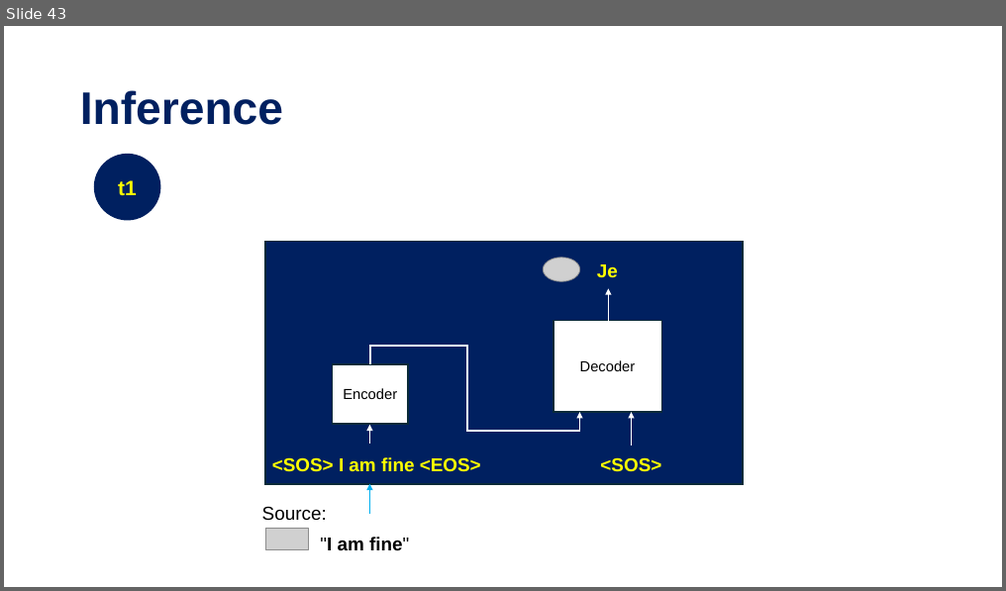
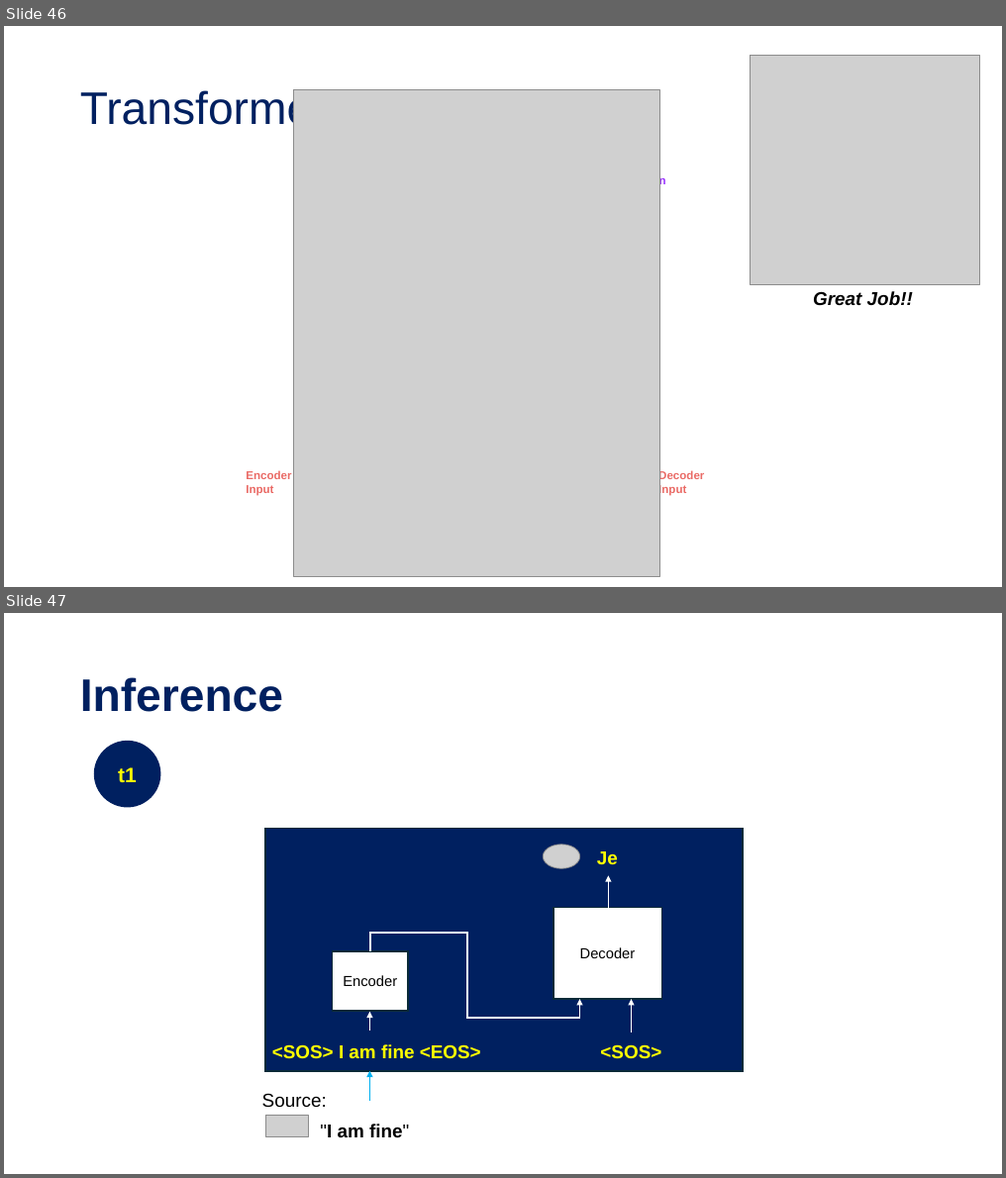
Before and after one commit to tanquangduong/transformer-pt, a slide deck: presentation/Introduction to Transformer.pptx. Shown one above the other, each under a label of ours: slide 43 before the commit, slides 46 and 47 after it. The pictures are 1006x591 and 1006x1178 pixels, drawn with LibreOffice and Linux fonts; fonts in the diff are those of the drawing; grey boxes stand for pictures. Boxes give left, top, right and bottom in pixels: in the first picture for what was removed or moved away, otherwise in the second. Text is boxed around its words. In the diff, an @@ line names an element or a change of style, - is before the commit and + after.

Commit message:
update transformer perso

```diff
--- a/presentation/Introduction to Transformer.pptx
+++ b/presentation/Introduction to Transformer.pptx
@@ slide 46 added at <box>4,26,1002,587</box>, background #FFFFFF @@
@@ picture added at <box>749,55,979,285</box> @@
@@ title added at <box>80,88,469,134</box>, 44 pt, text #002060 @@
+Transformer blocks
@@ picture added at <box>293,90,659,577</box> @@
@@ text added at <box>610,175,666,187</box>, 11 pt, text #9933FF, bold @@
+Projection
@@ text added at <box>813,291,913,306</box>, 18 pt, text #000000, bold, italic @@
+Great Job!!
@@ text added at <box>246,471,291,496</box>, 11 pt, text #EA6B66, bold @@
+Encoder Input
@@ text added at <box>658,471,704,496</box>, 11 pt, text #EA6B66, bold @@
+Decoder Input
@@ what was slide 43 is now slide 47 @@
```
Also in this commit, not shown: 8 slides changed, 3 other slides added, 7 other files.
